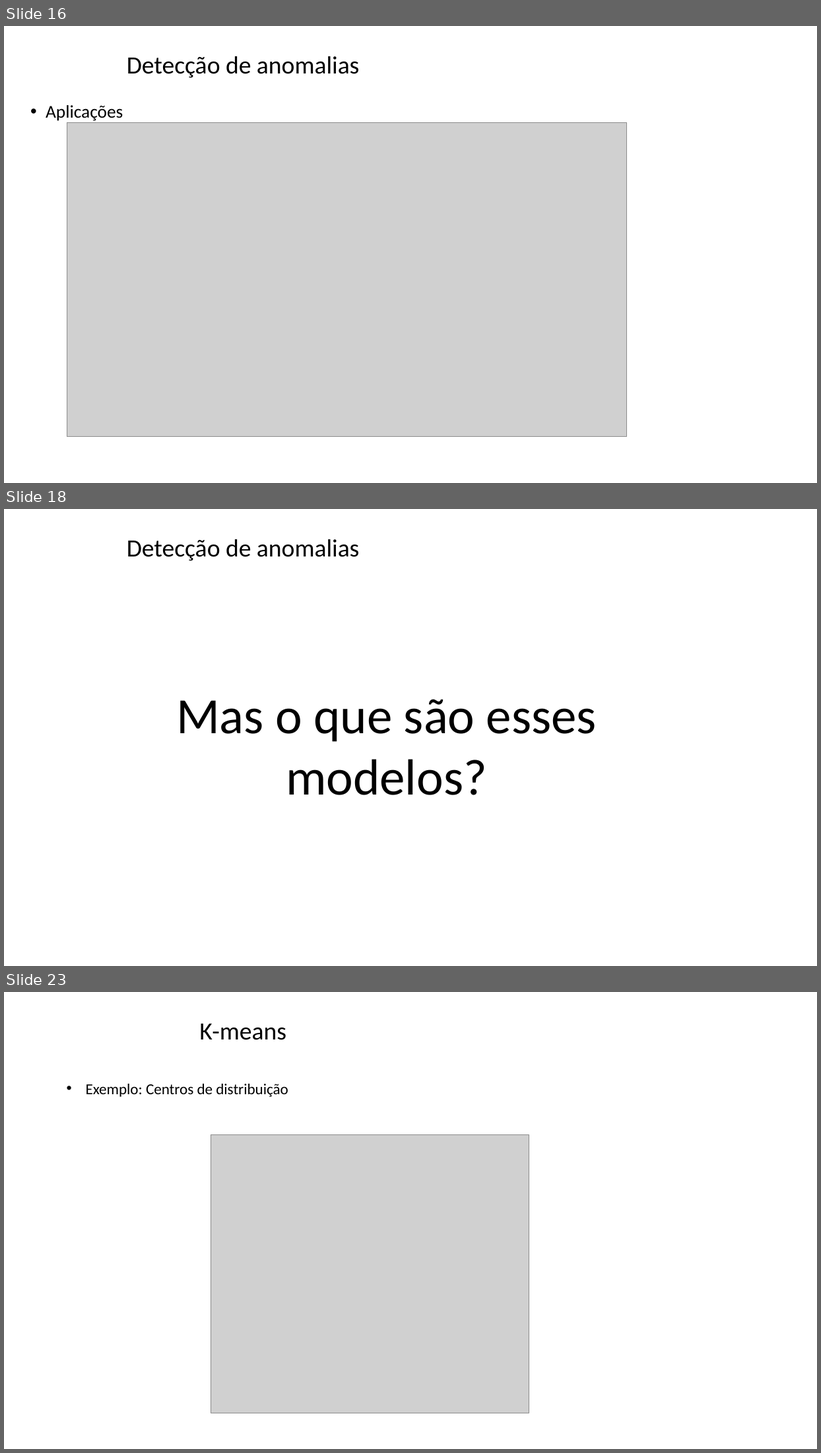
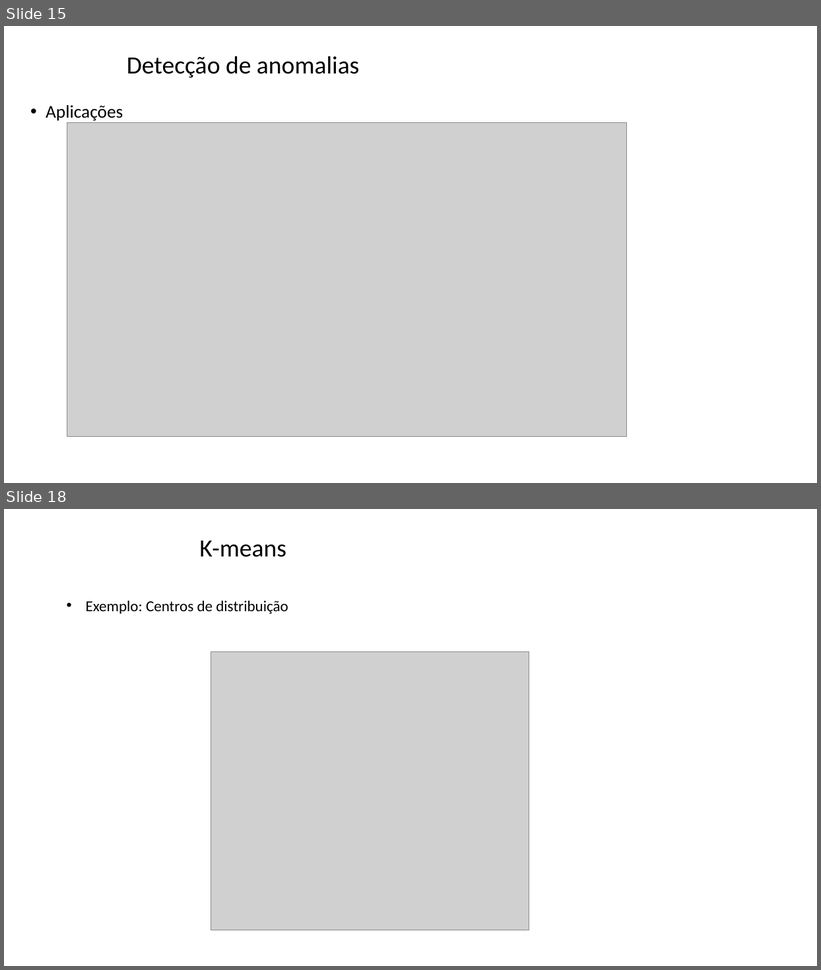
Before and after one commit to zz4fap/tp557-iot-ml, a slide deck: slides/TP557_16_detecção_de_anomalias.pptx. Shown one above the other, each under a label of ours: slides 16, 18 and 23 before the commit, slides 15 and 18 after it; the slides between them are not shown. The pictures are 821x1453 and 821x970 pixels, drawn with LibreOffice and Linux fonts; fonts in the diff are those of the drawing; grey boxes stand for pictures; background and template pictures are left out. Boxes give left, top, right and bottom in pixels: in the first picture for what was removed or moved away, otherwise in the second. Text is boxed around its words. In the diff, an @@ line names an element or a change of style, - is before the commit and + after.

```diff
--- a/slides/TP557_16_detecção_de_anomalias.pptx
+++ b/slides/TP557_16_detecção_de_anomalias.pptx
@@ slide 18 removed at bbox=[4, 509, 817, 966], background picture (left out) @@
@@ title removed at bbox=[127, 539, 359, 561] @@
-Detecção de anomalias
@@ text removed at bbox=[176, 699, 597, 795] @@
-Mas o que são esses modelos?
@@ what was slide 16 is now slide 15 @@
@@ what was slide 23 is now slide 18 @@
```
Also in this commit, not shown: 11 slides changed, 11 other slides removed.
